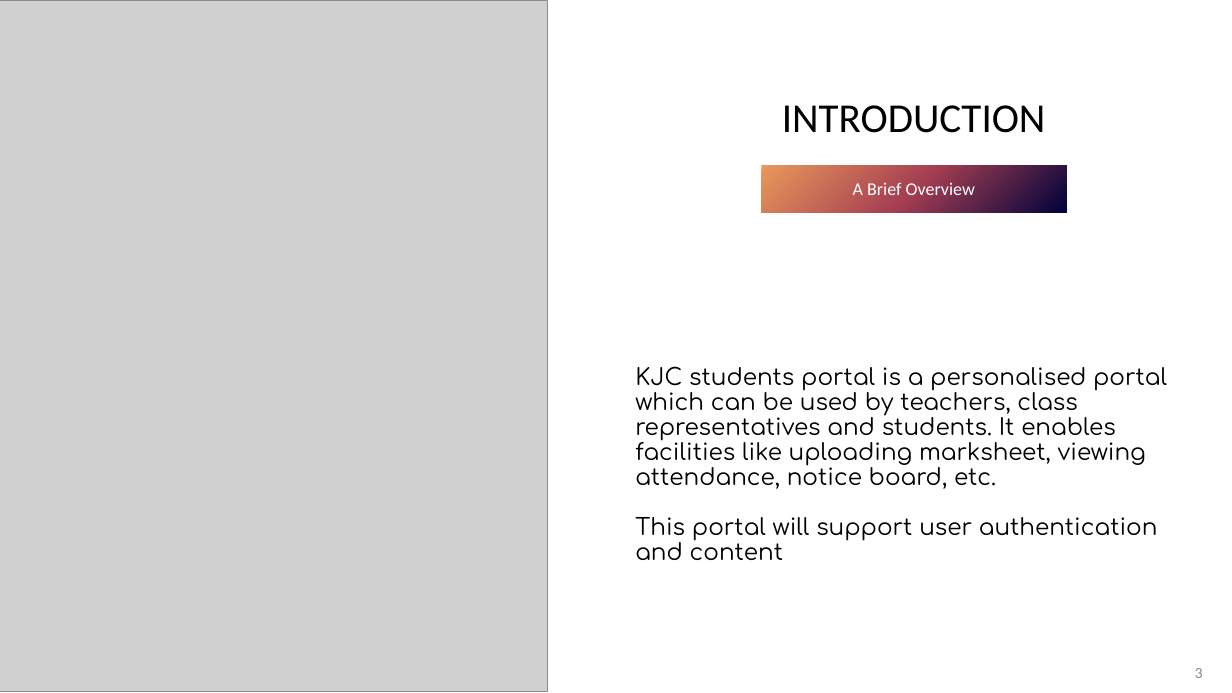
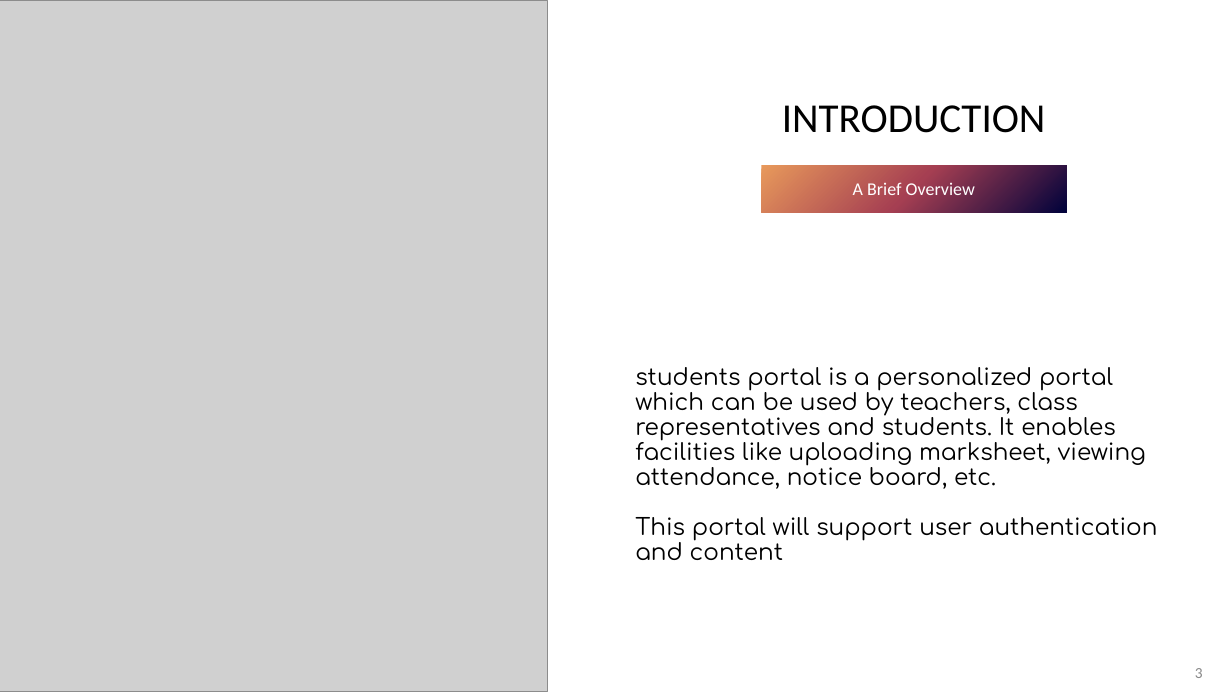
Before and after one commit to Mys7erio/students-portal, a slide deck: slide 3 of intro/Galaxia.pptx. Drawn at 1232x693 pixels with LibreOffice and Linux fonts; fonts in the diff are those of the drawing; grey boxes stand for pictures. Boxes give left, top, right and bottom in pixels: in the first picture for what was removed or moved away, otherwise in the second. Text is boxed around its words. In the diff, an @@ line names an element or a change of style, - is before the commit and + after.

```diff
--- a/intro/Galaxia.pptx
+++ b/intro/Galaxia.pptx
@@ text at [635,367,1146,489]: text changed @@
-KJC students portal is a personalised portal which can be used by teachers, class representatives and students. It enables facilities like uploading marksheet, viewing attendance, notice board, etc.
+students portal is a personalized portal which can be used by teachers, class representatives and students. It enables facilities like uploading marksheet, viewing attendance, notice board, etc.
```
Also in this commit, not shown: 3 other slides changed, 2 slides removed, 13 other files.
